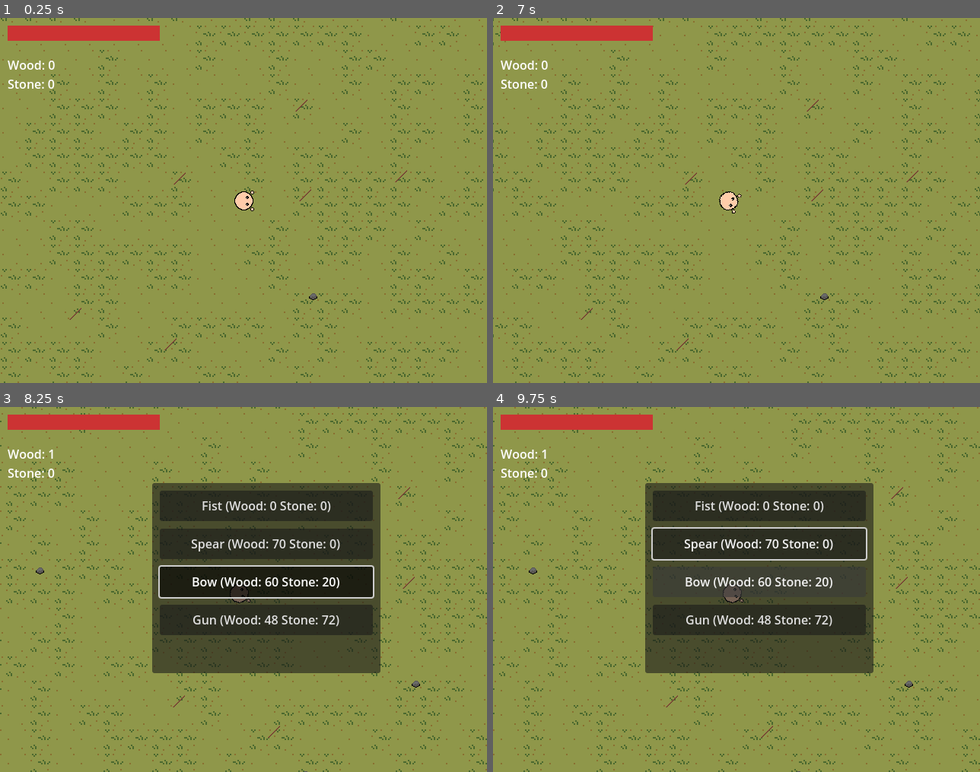
Above: before the commit, frames 1-4 (two rows, left to right).
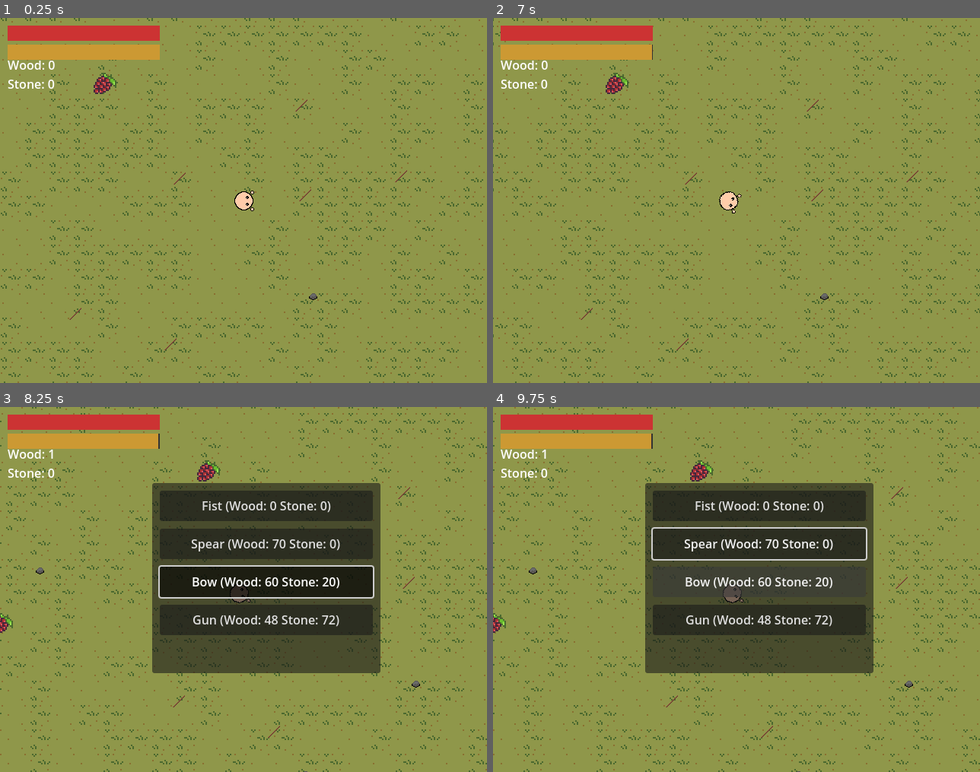
Above: after the commit, the same moments.

Repository: wondertrash/zombwio
Game: Godot game, scene res://main.tscn
Two runs of this game, one before a commit and one after it. Both use one fixed random seed, a clock stepped at 60 frames per second and the inputs below.
Inputs (mouse positions are in pixels of both pictures, inside the frame that each line leads up to):
- Up to frame 1 (0.25 s): no input
- Up to frame 2 (7 s): tap Enter at 0.5, 5, 6.5 s; move the mouse to (843, 182) at 0.52 s; hold D (right) 0.53-1.25 s; tap C (craft) at 0.6, 5.85 s; click (843, 182) at 0.67 s; click "Fist (Wood: 0 Stone: 0)" at 1.25 s; click "Spear (Wood: 70 Stone: 0)" at 2 s; click "Bow (Wood: 60 Stone: 20)" at 2.75 s; click "Gun (Wood: 48 Stone: 72)" at 3.5 s; tap Space at 4.25, 5.75 s; move the mouse to (639, 218) at 4.27 s; hold S (down) 4.28-5.03 s; tap Alt at 4.35, 6.6 s; move the mouse to (785, 120) at 5.02 s; hold D (right) 5.03-5.78 s; tap Shift at 5.1 s; move the mouse to (712, 273) at 5.77 s; hold Up (ui_up) 5.78-6.53 s; click (712, 273) at 5.92 s; move the mouse to (882, 255) at 6.52 s; hold A (left) from 6.53 s (still down)
- Up to frame 3 (8.25 s): move the mouse to (97, 534) at 7.27 s; tap Shift at 7.35 s; move the mouse to (267, 589) at 8.02 s; release A (left) at 8.03 s; hold S (down) from 8.03 s (still down); tap C (craft) at 8.1 s; click (267, 589) at 8.17 s
- Up to frame 4 (9.75 s): tap Space at 8.75 s; move the mouse to (663, 498) at 8.77 s; release S (down) at 8.78 s; hold D (right) 8.78-9.53 s; tap Alt at 8.85 s; move the mouse to (843, 571) at 9.52 s; hold Up (ui_up) from 9.53 s (still down); tap Shift at 9.6 s

The runs differ from the first frame. In frame 1, 1.5% of the frame differs, in the area x 1-33%, y 7-21%; in frame 2, 1.5%; in frame 3, 1.6%, in the area x 0-46%, y 7-62%; in frame 4, 1.6%.

Commit message:
hunger, food

Diff:
--- a/zombwio/healthui.gd
+++ b/zombwio/healthui.gd
@@ -1,19 +1,33 @@
 extends CanvasLayer
 @onready var player = get_tree().get_first_node_in_group("player")
-var background: ColorRect
 var health_bar: ColorRect
+var hunger_bar: ColorRect
+var health_bg: ColorRect
+var hunger_bg: ColorRect
 func _ready() -> void:
-	background = ColorRect.new()
-	background.position = Vector2(10, 10)
-	background.size = Vector2(200, 20)
-	background.color = Color(0.2, 0.2, 0.2)
-	add_child(background)
+	health_bg = ColorRect.new()
+	health_bg.position = Vector2(10, 10)
+	health_bg.size = Vector2(200, 20)
+	health_bg.color = Color(0.2, 0.2, 0.2)
+	add_child(health_bg)
 	health_bar = ColorRect.new()
 	health_bar.position = Vector2(10, 10)
 	health_bar.size = Vector2(200, 20)
 	health_bar.color = Color(0.8, 0.2, 0.2)
 	add_child(health_bar)
+	hunger_bg = ColorRect.new()
+	hunger_bg.position = Vector2(10, 35)
+	hunger_bg.size = Vector2(200, 20)
+	hunger_bg.color = Color(0.2, 0.2, 0.2)
+	add_child(hunger_bg)
+	hunger_bar = ColorRect.new()
+	hunger_bar.position = Vector2(10, 35)
+	hunger_bar.size = Vector2(200, 20)
+	hunger_bar.color = Color(0.8, 0.6, 0.2)
+	add_child(hunger_bar)
 func _process(delta: float) -> void:
 	if player:
 		var health_percent = float(player.current_health) / float(player.max_health)
 		health_bar.size.x = 200 * health_percent
+		var hunger_percent = float(player.current_hunger) / float(player.max_hunger)
+		hunger_bar.size.x = 200 * hunger_percent
--- a/zombwio/player.gd
+++ b/zombwio/player.gd
@@ -8,7 +8,8 @@
 var current_health: float = max_health
 var max_hunger: float = 255.0
 var hunger_drain_rate: float = 1.0
-#var hunger_damage_rate: float = 3.0, finish hunger, add constant number of resources on map at any time
+var hunger_damage_rate: float = 3.0
+var current_hunger: float = max_hunger
 var can_attack: bool = true
 var is_invincible: bool = false
 var cardinal_direction: Vector2 = Vector2.DOWN
@@ -17,7 +18,8 @@
 var is_dead := false
 var inventory: Dictionary = {
 	"wood": 0,
-	"stone": 0
+	"stone": 0,
+	"berries": 0
 }
 func _ready():
 	add_to_group("player")
@@ -32,7 +34,7 @@
 	camera.position_smoothing_enabled = true
 	camera.position_smoothing_speed = 8.0
 	add_child(camera)
-func _process(_delta):
+func _process(delta):
 	look_at(get_global_mouse_position())
 	direction = Vector2(
 		Input.get_action_strength("right") - Input.get_action_strength("left"),
@@ -45,7 +47,6 @@
 			cardinal_direction = Vector2.RIGHT if direction.x > 0 else Vector2.LEFT
 		else:
 			cardinal_direction = Vector2.DOWN if direction.y > 0 else Vector2.UP
-
 	var dir = Vector2.ZERO
 	if Input.is_action_pressed("ui_up"):
 		dir.y -= 1
@@ -55,6 +56,10 @@
 		dir.y += 1
 	if Input.is_action_pressed("ui_left"):
 		dir.x -= 1
+	current_hunger -= hunger_drain_rate * delta
+	current_hunger = clamp(current_hunger, 0, max_hunger)
+	if current_hunger <= 0:
+		take_damage(int(hunger_damage_rate * delta))
 func _physics_process(_delta):
 	velocity = direction * default_speed * speed_multiplier
 	move_and_slide()
@@ -98,4 +103,10 @@
 func die():
 	pass
 func collect_resource(type: String, amount: int):
-	inventory[type] += amount
+	if type == "berries":
+		eat_food(40)
+	else:
+		inventory[type] += amount
+func eat_food(amount: float):
+	current_hunger += amount
+	current_hunger = clamp(current_hunger, 0, max_hunger)
--- a/zombwio/resource.gd
+++ b/zombwio/resource.gd
@@ -9,6 +9,8 @@
 		sprite.texture = load("res://images/stick.png")
 	elif resource_type == "stone":
 		sprite.texture = load("res://images/stone.png")
+	elif resource_type == "berries":
+		sprite.texture = load("res://images/salmonberry.png")
 	add_child(sprite)
 func _physics_process(_delta):
 	var player = get_tree().get_first_node_in_group("player")
--- a/zombwio/resourcespawner.gd
+++ b/zombwio/resourcespawner.gd
@@ -3,31 +3,47 @@
 @export var spawn_area_size: Vector2 = Vector2(5120, 3840)
 @export var spawn_map_buffer: float = 16.0
 @export var spawn_player_buffer: float = 16.0
-@export var wood_count: int = 255
-@export var stone_count: int = 255
+@export var max_wood: int = 255
+@export var max_stone: int = 255
+@export var max_berries: int = 128
+var wood_resources: Array = []
+var stone_resources: Array = []
+var berry_resources: Array = []
 func _ready() -> void:
-	call_deferred("spawn_resources")
-func _process(delta: float) -> void:
-	pass
-func spawn_resources():
+	call_deferred("spawn_initial_resources")
+func spawn_initial_resources():
+	for i in range(max_wood):
+		spawn_resource("wood")
+	for i in range(max_stone):
+		spawn_resource("stone")
+	for i in range(max_berries):
+		spawn_resource("berries")
+func _process(_delta):
+	wood_resources = wood_resources.filter(func(r): return is_instance_valid(r))
+	stone_resources = stone_resources.filter(func(r): return is_instance_valid(r))
+	berry_resources = berry_resources.filter(func(r): return is_instance_valid(r))
+	while wood_resources.size() < max_wood:
+		spawn_resource("wood")
+	while stone_resources.size() < max_stone:
+		spawn_resource("stone")
+	while berry_resources.size() < max_berries:
+		spawn_resource("berries")
+func spawn_resource(type: String):
 	var player = get_tree().get_first_node_in_group("player")
 	var player_pos = player.global_position if player else Vector2.ZERO
-	for i in range(wood_count):
-		var resource = resource_scene.instantiate()
-		var pos = get_random_position()
-		while pos.distance_to(player_pos) < spawn_player_buffer:
+	var pos = get_random_position()
+	while pos.distance_to(player_pos) < spawn_player_buffer:
 			pos = get_random_position()
-		resource.global_position = pos
-		resource.resource_type = "wood"
-		get_parent().call_deferred("add_child", resource)
-	for i in range(stone_count):
-		var resource = resource_scene.instantiate()
-		var pos = get_random_position()
-		while pos.distance_to(player_pos) < spawn_player_buffer:
-			pos = get_random_position()
-		resource.global_position = pos
-		resource.resource_type = "stone"
-		get_parent().call_deferred("add_child", resource)
+	var resource = resource_scene.instantiate()
+	resource.global_position = pos
+	resource.resource_type = type
+	get_parent().call_deferred("add_child", resource)
+	if type == "wood":
+		wood_resources.append(resource)
+	elif type == "stone":
+		stone_resources.append(resource)
+	elif type == "berries":
+		berry_resources.append(resource)
 func get_random_position() -> Vector2:
 	return Vector2(
 		randf_range(spawn_map_buffer, spawn_area_size.x - spawn_map_buffer),
